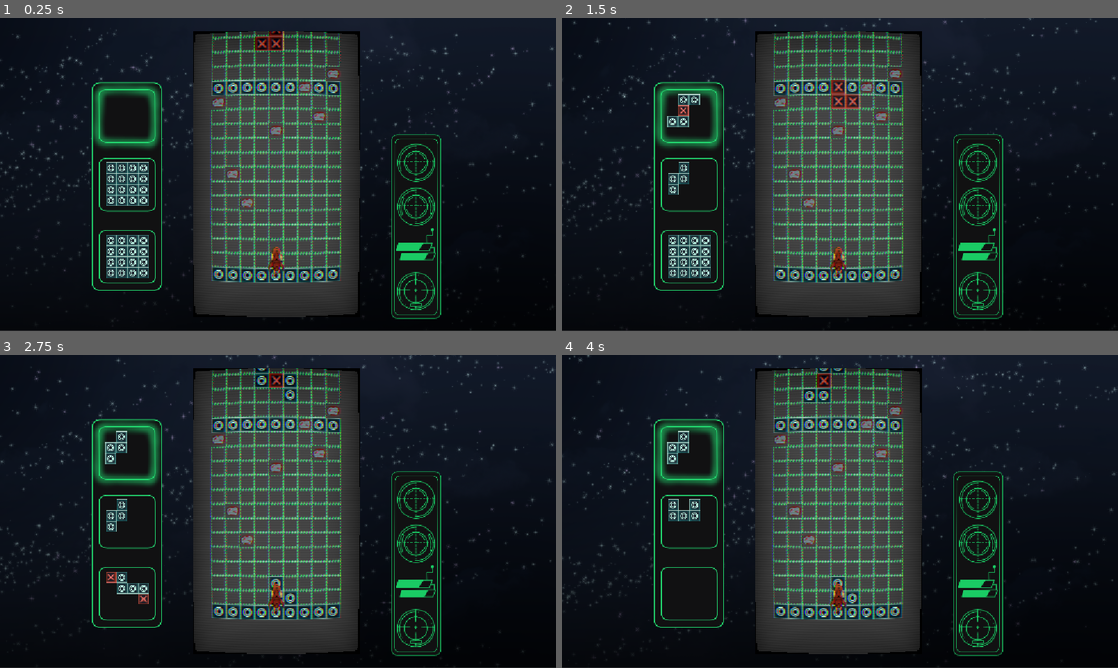
Above: before the commit, frames 1-4 (two rows, left to right).
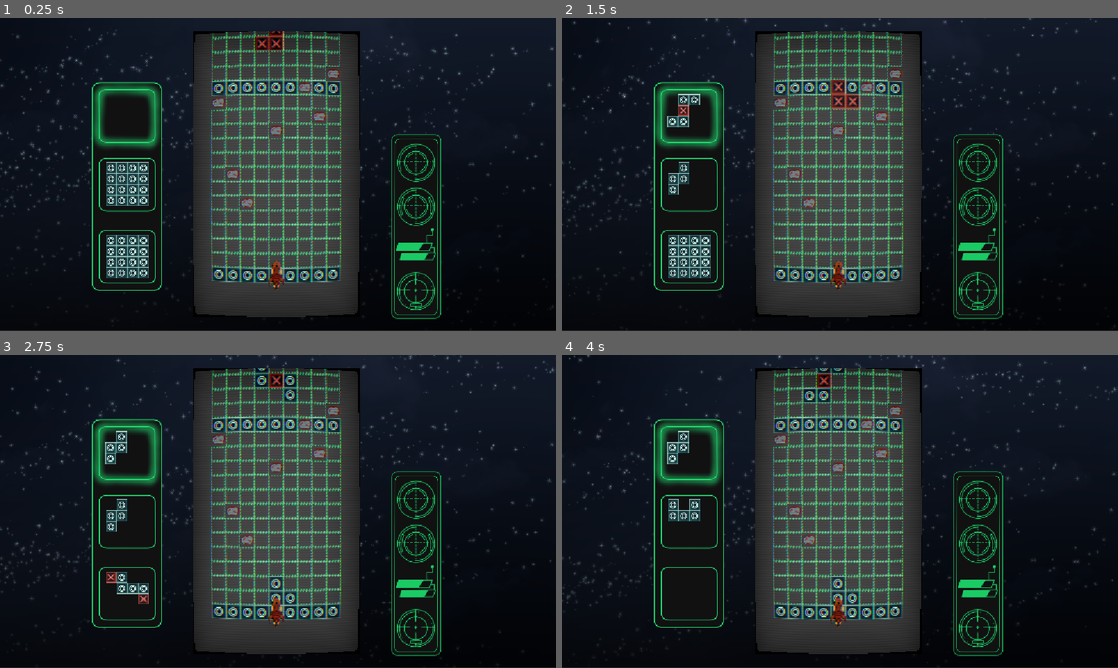
Above: after the commit, the same moments.

Repository: TheDartFrog/SpaceshipBlocksNavGame
Game: Godot game, scene res://scenes/main_game_scene.tscn
Two runs of this game, one before a commit and one after it. Both use one fixed random seed, a clock stepped at 60 frames per second and the inputs below. The engine's default icon, where the game draws it, is replaced by a stand-in: a white triangle on a blue panel in a dark square.
Inputs:
- Up to frame 1 (0.25 s): no input
- Up to frame 2 (1.5 s): hold E (rotate_right) 0.53-1.28 s; tap A (left_click) at 0.6 s; hold Space (block_down) from 1.28 s (still down); tap D (right_click) at 1.35 s
- Up to frame 3 (2.75 s): release Space (block_down) at 2.03 s; hold E (rotate_right) from 2.03 s (still down); tap A (left_click) at 2.1 s
- Up to frame 4 (4 s): tap D (right_click) at 2.85 s; release E (rotate_right) at 3.53 s; hold Q (rotate_left) from 3.53 s (still down); tap A (left_click) at 3.6 s

The runs differ from the first frame. In frame 1, 0.3% of the frame differs, in the area x 48-52%, y 73-87%; in frame 2, 0.3%; in frame 3, 0.3%; in frame 4, 0.3%.

Commit message:
chyba dziala

Diff:
--- /dev/null
+++ b/scenes/fast_script.gd
@@ -0,0 +1,8 @@
+extends SubViewportContainer
+
+var dead: bool = false
+
+func _process(delta: float) -> void:
+	if !dead:
+		return
+	material.set_shader_parameter("curvature", lerp(material.get_shader_parameter("curvature"), 0.0, (delta * 100)))
--- a/scenes/gridmap_scene.tscn
+++ b/scenes/gridmap_scene.tscn
@@ -7,6 +7,7 @@
 texture = ExtResource("5_pdmy3")
 texture_region_size = Vector2i(30, 30)
 1:0/0 = 0
+1:0/0/custom_data_1 = true
 0:0/0 = 0
 2:0/0 = 0
 2:0/0/custom_data_0 = true
@@ -16,6 +17,8 @@
 tile_size = Vector2i(30, 30)
 custom_data_layer_0/name = "is_stopable"
 custom_data_layer_0/type = 1
+custom_data_layer_1/name = "asteroid"
+custom_data_layer_1/type = 1
 sources/3 = SubResource("TileSetAtlasSource_q6a3r")
 
 [node name="GridmapScene" type="Node2D"]
--- a/scenes/main_game_scene.tscn
+++ b/scenes/main_game_scene.tscn
@@ -15,6 +15,7 @@
 [ext_resource type="Texture2D" uid="uid://dqa5swp643yja" path="res://assets/parallax/stars_ant_holyhell.png" id="10_qwe6u"]
 [ext_resource type="PackedScene" uid="uid://cwe0gyhyrlssy" path="res://scenes/music_manager.tscn" id="11_nt1we"]
 [ext_resource type="Texture2D" uid="uid://bo8iw74adihh4" path="res://assets/Wizja artystyczna nawigacja .png" id="12_jy87q"]
+[ext_resource type="Script" uid="uid://gy8ogv3nfbhp" path="res://scenes/fast_script.gd" id="15_nbtmf"]
 [ext_resource type="PackedScene" uid="uid://bpnk0imqpvfpe" path="res://scenes/rocket_scene.tscn" id="16_4ly7o"]
 
 [sub_resource type="ShaderMaterial" id="ShaderMaterial_oa6bs"]
@@ -128,6 +129,7 @@
 offset_right = 745.0
 offset_bottom = 619.0
 stretch = true
+script = ExtResource("15_nbtmf")
 
 [node name="SubViewport" type="SubViewport" parent="CanvasLayer/MainViewContainer"]
 handle_input_locally = false
--- a/scripts/main_game_handler.gd
+++ b/scripts/main_game_handler.gd
@@ -1,6 +1,7 @@
 extends Node2D
 
 @onready var main_view: SubViewport = $CanvasLayer/MainViewContainer/SubViewport
+@onready var main_view_container = $CanvasLayer/MainViewContainer
 @onready var blocks_spawner = $CanvasLayer/MainViewContainer/SubViewport/UpcomingBlockManagerScene
 @onready var rocket = $CanvasLayer/MainViewContainer/SubViewport/RocketScene
 
@@ -65,7 +66,7 @@
 			filtered_array.append(cell)
 	print(filtered_array)
 
-	rocket.global_position = current_gridmap.tilemap.to_global(current_gridmap.tilemap.map_to_local(Vector2i(4, 12)))
+	rocket.global_position = current_gridmap.tilemap.to_global(current_gridmap.tilemap.map_to_local(Vector2i(4, 13)))
 
 
 
@@ -87,14 +88,22 @@
 		if found_snap:
 			var end_reached: bool = false
 			var cells_above: Array = []
+			var asteroid_exeption: Array = []
 			for cell in cells_to_set:
-				current_gridmap.tilemap.set_cell(cell, 3, Vector2(2,0))
+				if current_gridmap.tilemap.get_cell_tile_data(cell) != null:
+					if current_gridmap.tilemap.get_cell_tile_data(cell).get_custom_data("asteroid") == true:
+						asteroid_exeption.append(cell)
+					#lose_game()
+				if cell not in asteroid_exeption:
+					current_gridmap.tilemap.set_cell(cell, 3, Vector2(2,0))
 				var cell_to_check = current_gridmap.tilemap.local_to_map(current_gridmap.tilemap.to_local(current_block.tilemap.to_global(current_block.tilemap.map_to_local(cell))))
 				if cell_to_check.y <= 0:
 					end_reached = true
 					var converted_cell = all_gridmaps[2].tilemap.local_to_map(all_gridmaps[2].tilemap.to_local(current_gridmap.tilemap.to_global(current_gridmap.tilemap.map_to_local(cell))))
 					cells_above.append(converted_cell)
 					print("cell_above: ", converted_cell , " cell_to_check: ", cell_to_check, " finish_line: ", current_gridmap.finish_line)
+			if !asteroid_exeption.is_empty():
+				lose_game(asteroid_exeption.pick_random())
 
 
 
@@ -107,6 +116,26 @@
 					#if cell.y <= 0:
 						#last_cell = cell
 				_load_next_stage(cells_above)
+
+
+func lose_game(final_position):
+	var rocket_position: Vector2i = current_gridmap.tilemap.local_to_map(current_gridmap.tilemap.to_local(rocket.global_position))
+	var end_position = final_position
+
+	var end_path = current_gridmap.astar_pathfinding.get_id_path(rocket_position, end_position)
+	var filtered_path = []
+
+	for cell in end_path:
+		filtered_path.append(current_gridmap.tilemap.to_global(current_gridmap.tilemap.map_to_local(cell)))
+
+	rocket.start_moving(filtered_path)
+
+	Global.player_input_manager.input_ceased = true
+
+	await SignalBus.rocket_finished
+
+	print("shader ", main_view_container.material.get_shader_parameter("curvature"))
+	main_view_container.dead = true
 
 
 #func get_block_path():
--- a/scripts/player_input_manager.gd
+++ b/scripts/player_input_manager.gd
@@ -41,16 +41,16 @@
 func handle_block_down():
 	if block_spawner.current_block == null:
 		return
-	var xd = block_spawner.current_block.name
+	#var xd = block_spawner.current_block.name
 	block_spawner.current_block.is_falling = true
-	var death_timer = Timer.new()
-	add_child(death_timer)
-	death_timer.start(3.0)
-
-	await death_timer.timeout
-	if block_spawner.current_block.name == xd:
-		block_spawner.spawnNextBlock()
-	input_ceased = false
+	#var death_timer = Timer.new()
+	#add_child(death_timer)
+	#death_timer.start(3.0)
+	#
+	#await death_timer.timeout
+	#if block_spawner.current_block.name == xd:
+		#block_spawner.spawnNextBlock()
+	#input_ceased = false
 
 
 func rotate_block_left():
Not shown, added: scenes/fast_script.gd.uid
Not shown: 1 places in scenes/main_game_scene.tscn that only renumber resources
